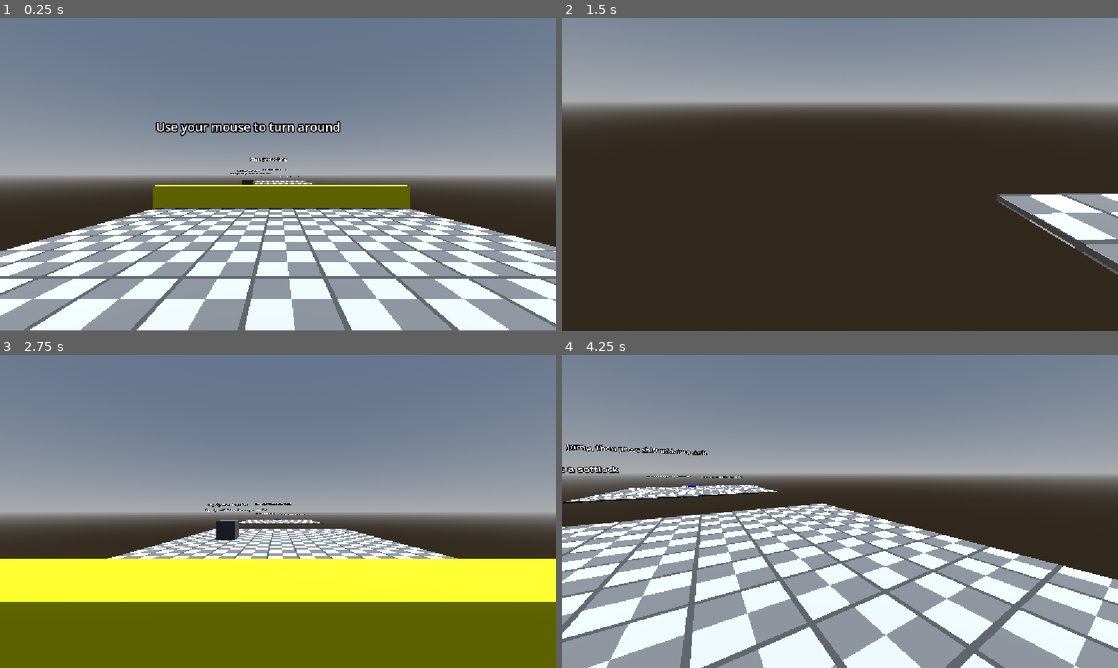
Above: before the commit, frames 1-4 (two rows, left to right).
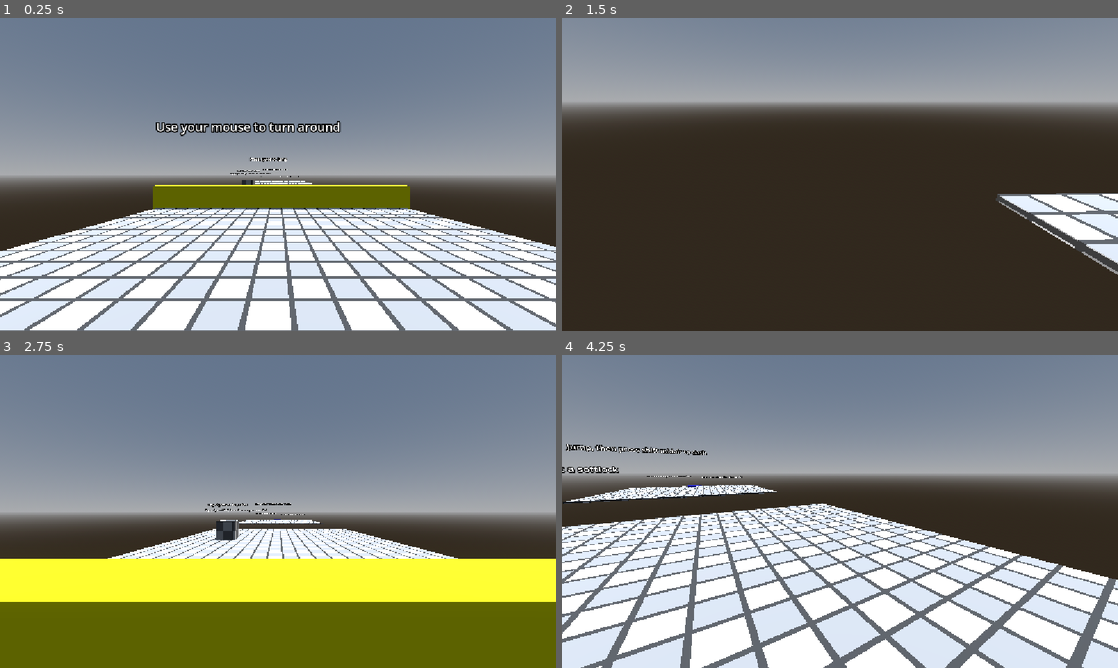
Above: after the commit, the same moments.

Repository: angrypig555/haven-game-2026
Game: Godot game, scene res://scenes/main.tscn
Same seed, same stepped clock (60 frames per second), same inputs: the game is played once before the commit and once after it.
Inputs (mouse positions are in pixels of both pictures, inside the frame that each line leads up to):
- Up to frame 1 (0.25 s): no input
- Up to frame 2 (1.5 s): tap Enter (ui_accept) at 0.5, 0.77 s; move the mouse to (962, 158) at 0.52 s; hold D (right_strafe) 0.53-1.28 s; tap Shift (dash) at 0.6, 1.35 s; click (962, 158) at 0.67 s; move the mouse to (812, 174) at 1.27 s; hold W (forward) from 1.28 s (still down)
- Up to frame 3 (2.75 s): keep holding W (forward); tap Enter (ui_accept) at 1.52, 2 s; move the mouse to (289, 505) at 2.02 s; tap Shift (dash) at 2.1 s
- Up to frame 4 (4.25 s): keep holding W (forward); move the mouse to (834, 517) at 2.77 s; tap Shift (dash) at 2.85, 3.6 s; tap Enter (ui_accept) at 3.02, 3.77 s; move the mouse to (878, 514) at 3.52 s

The runs differ from the first frame. In frame 1, 18% of the frame differs, in the area x 0-100%, y 51-100%; in frame 2, 1.5%; in frame 3, 2.2%; in frame 4, 23%, in the area x 0-100%, y 41-100%.

Commit message:
art

Diff:
--- a/haven-2026/assets/tile.tres
+++ b/haven-2026/assets/tile.tres
@@ -1,6 +1,6 @@
 [gd_resource type="StandardMaterial3D" format=3 uid="uid://dqb2m2v7xxvnw"]
 
-[ext_resource type="Texture2D" uid="uid://ccbvh48swjru6" path="res://assets/tile.png" id="1_r7lyk"]
+[ext_resource type="Texture2D" uid="uid://c1jiytic1pxuf" path="res://assets/tile_light.png" id="1_r7lyk"]
 
 [resource]
 albedo_texture = ExtResource("1_r7lyk")
--- /dev/null
+++ b/haven-2026/assets/tile_blue.tres
@@ -0,0 +1,9 @@
+[gd_resource type="StandardMaterial3D" format=3 uid="uid://j57ubpk5em3k"]
+
+[ext_resource type="Texture2D" uid="uid://dw3j78l42qs5s" path="res://assets/tile_blue.png" id="1_ui18l"]
+
+[resource]
+albedo_texture = ExtResource("1_ui18l")
+uv1_triplanar = true
+uv1_world_triplanar = true
+texture_filter = 0
--- /dev/null
+++ b/haven-2026/assets/tile_dark.tres
@@ -0,0 +1,9 @@
+[gd_resource type="StandardMaterial3D" format=3 uid="uid://bn37f0c6gfivi"]
+
+[ext_resource type="Texture2D" uid="uid://ccbvh48swjru6" path="res://assets/tile.png" id="1_i5lpc"]
+
+[resource]
+albedo_texture = ExtResource("1_i5lpc")
+uv1_triplanar = true
+uv1_world_triplanar = true
+texture_filter = 0
--- /dev/null
+++ b/haven-2026/assets/tile_yellow.tres
@@ -0,0 +1,9 @@
+[gd_resource type="StandardMaterial3D" format=3 uid="uid://tbgxcdkyf5h"]
+
+[ext_resource type="Texture2D" uid="uid://dpvptka8wkvs6" path="res://assets/tile_yellow.png" id="1_8lad6"]
+
+[resource]
+albedo_texture = ExtResource("1_8lad6")
+uv1_triplanar = true
+uv1_world_triplanar = true
+texture_filter = 0
--- a/haven-2026/scenes/box.tscn
+++ b/haven-2026/scenes/box.tscn
@@ -1,9 +1,8 @@
 [gd_scene format=3 uid="uid://pxuus3v22yxr"]
 
+[ext_resource type="Material" uid="uid://bn37f0c6gfivi" path="res://assets/tile_dark.tres" id="1_3inec"]
+
 [sub_resource type="BoxMesh" id="BoxMesh_esvqh"]
-
-[sub_resource type="StandardMaterial3D" id="StandardMaterial3D_m7ahb"]
-albedo_color = Color(0.3328807, 0.33288068, 0.33288068, 1)
 
 [sub_resource type="ConvexPolygonShape3D" id="ConvexPolygonShape3D_on5l8"]
 points = PackedVector3Array(-0.5, -0.5, -0.5, 0.5, 0.5, 0.5, 0.5, -0.5, 0.5, 0.5, 0.5, -0.5, -0.5, 0.5, 0.5, 0.5, -0.5, -0.5, -0.5, -0.5, 0.5, -0.5, 0.5, -0.5)
@@ -12,8 +11,8 @@
 mass = 10.0
 
 [node name="MeshInstance3D" type="MeshInstance3D" parent="." unique_id=1183180773]
+material_override = ExtResource("1_3inec")
 mesh = SubResource("BoxMesh_esvqh")
-surface_material_override/0 = SubResource("StandardMaterial3D_m7ahb")
 
 [node name="CollisionShape3D" type="CollisionShape3D" parent="." unique_id=961054608]
 shape = SubResource("ConvexPolygonShape3D_on5l8")
--- a/haven-2026/scenes/level2.tscn
+++ b/haven-2026/scenes/level2.tscn
@@ -2,7 +2,10 @@
 
 [ext_resource type="PackedScene" uid="uid://ceej0xbq7qsqx" path="res://scenes/player.tscn" id="1_if4l3"]
 [ext_resource type="Script" uid="uid://7hgx141oqa4l" path="res://scripts/oobhandler.gd" id="2_4038r"]
+[ext_resource type="Material" uid="uid://dqb2m2v7xxvnw" path="res://assets/tile.tres" id="3_2k3dv"]
 [ext_resource type="PackedScene" uid="uid://pxuus3v22yxr" path="res://scenes/box.tscn" id="3_4038r"]
+[ext_resource type="Material" uid="uid://tbgxcdkyf5h" path="res://assets/tile_yellow.tres" id="4_alqfr"]
+[ext_resource type="Material" uid="uid://j57ubpk5em3k" path="res://assets/tile_blue.tres" id="6_yqkch"]
 
 [sub_resource type="ProceduralSkyMaterial" id="ProceduralSkyMaterial_if4l3"]
 sky_horizon_color = Color(0.66224277, 0.6717428, 0.6867428, 1)
@@ -114,6 +117,7 @@
 
 [node name="MeshInstance3D" type="MeshInstance3D" parent="oobhandler" unique_id=1107192629]
 transform = Transform3D(10.769037, 0, 0, 0, 0.09406763, 0, 0, 0, 31.040298, 0, -0.50518763, 0)
+material_override = ExtResource("3_2k3dv")
 mesh = SubResource("BoxMesh_yqkch")
 
 [node name="StaticBody3D" type="StaticBody3D" parent="oobhandler/MeshInstance3D" unique_id=436965811]
@@ -124,6 +128,7 @@
 
 [node name="MeshInstance3D3" type="MeshInstance3D" parent="oobhandler" unique_id=1475656459]
 transform = Transform3D(10.769037, 0, 0, 0, 0.09406763, 0, 0, 0, 31.040298, 0, -7.3928638, -40.072292)
+material_override = ExtResource("3_2k3dv")
 mesh = SubResource("BoxMesh_yqkch")
 
 [node name="StaticBody3D" type="StaticBody3D" parent="oobhandler/MeshInstance3D3" unique_id=528004905]
@@ -134,6 +139,7 @@
 
 [node name="MeshInstance3D4" type="MeshInstance3D" parent="oobhandler" unique_id=1716750071]
 transform = Transform3D(10.769037, 0, 0, 0, 0.09406763, 0, 0, 0, 10.400022, 0, -5.320964, -61.8216)
+material_override = ExtResource("3_2k3dv")
 mesh = SubResource("BoxMesh_yqkch")
 
 [node name="StaticBody3D" type="StaticBody3D" parent="oobhandler/MeshInstance3D4" unique_id=2001259699]
@@ -144,6 +150,7 @@
 
 [node name="MeshInstance3D2" type="MeshInstance3D" parent="oobhandler" unique_id=2134606860]
 transform = Transform3D(10.769036, 0, 0, 0, 0.09865992, 6.563483, 0, -0.032089856, 20.179363, 0, -4.0189357, -25.460445)
+material_override = ExtResource("3_2k3dv")
 mesh = SubResource("BoxMesh_yqkch")
 
 [node name="StaticBody3D" type="StaticBody3D" parent="oobhandler/MeshInstance3D2" unique_id=987111688]
@@ -156,6 +163,7 @@
 
 [node name="MeshInstance3D2" type="MeshInstance3D" parent="Node" unique_id=163067313]
 transform = Transform3D(-4.365521e-08, 0, -10.7076025, 0, 0.99871475, 0, 0.99871475, 0, -4.680442e-07, 0.0032024048, -4.7683716e-07, 7.547979)
+material_override = ExtResource("4_alqfr")
 mesh = SubResource("BoxMesh_hrcei")
 
 [node name="StaticBody3D" type="StaticBody3D" parent="Node/MeshInstance3D2" unique_id=1751324319]
@@ -165,6 +173,7 @@
 
 [node name="MeshInstance3D3" type="MeshInstance3D" parent="Node" unique_id=1948340260]
 transform = Transform3D(-0.9987147, 0, 9.360882e-07, 0, 0.99871457, 0, -8.7310404e-08, 0, -10.707601, -4.8806086, 2.728208, -1.5545707)
+material_override = ExtResource("3_2k3dv")
 mesh = SubResource("BoxMesh_bo4dx")
 
 [node name="StaticBody3D" type="StaticBody3D" parent="Node/MeshInstance3D3" unique_id=1918553549]
@@ -175,6 +184,7 @@
 
 [node name="MeshInstance3D5" type="MeshInstance3D" parent="Node" unique_id=1094040319]
 transform = Transform3D(-0.9987147, 0, 9.360882e-07, 0, 0.99871457, 0, -8.7310404e-08, 0, -10.707601, 4.6814407e-08, 2.728, -2.0904944)
+material_override = ExtResource("3_2k3dv")
 mesh = SubResource("BoxMesh_if4l3")
 
 [node name="StaticBody3D" type="StaticBody3D" parent="Node/MeshInstance3D5" unique_id=1676091103]
@@ -185,6 +195,7 @@
 
 [node name="MeshInstance3D7" type="MeshInstance3D" parent="Node" unique_id=1868031053]
 transform = Transform3D(-4.36552e-08, 0, -5.9001827, 0, 0.9987147, 0, 0.9987148, 0, -2.579052e-07, -2.4458563, 2.728, -6.5278153)
+material_override = ExtResource("3_2k3dv")
 mesh = SubResource("BoxMesh_4038r")
 
 [node name="StaticBody3D" type="StaticBody3D" parent="Node/MeshInstance3D7" unique_id=646873518]
@@ -195,6 +206,7 @@
 
 [node name="MeshInstance3D8" type="MeshInstance3D" parent="Node" unique_id=1163113351]
 transform = Transform3D(-1.9057626e-07, 0, -5.9001822, 0, 0.9987147, 0, 4.3598776, 0, -2.5790519e-07, 2.787366, 2.728, 5.5957313)
+material_override = ExtResource("3_2k3dv")
 mesh = SubResource("BoxMesh_4038r")
 
 [node name="StaticBody3D" type="StaticBody3D" parent="Node/MeshInstance3D8" unique_id=1002964643]
@@ -205,6 +217,7 @@
 
 [node name="MeshInstance3D9" type="MeshInstance3D" parent="Node" unique_id=1138233782]
 transform = Transform3D(-1.9057626e-07, 0, -5.783142, 0, 0.9987147, 0, 4.3598776, 0, -2.527892e-07, 2.787366, 0.6062571, 4.371488)
+material_override = ExtResource("4_alqfr")
 mesh = SubResource("BoxMesh_2k3dv")
 surface_material_override/0 = SubResource("StandardMaterial3D_tbgi4")
 
@@ -216,6 +229,7 @@
 
 [node name="MeshInstance3D4" type="MeshInstance3D" parent="Node" unique_id=523824804]
 transform = Transform3D(-0.9987147, 0, 9.360882e-07, 0, 0.99871457, 0, -8.7310404e-08, 0, -10.707601, -4.3873467, 0.5607269, -1.5545707)
+material_override = ExtResource("4_alqfr")
 mesh = SubResource("BoxMesh_76toy")
 surface_material_override/0 = SubResource("StandardMaterial3D_sugp2")
 
@@ -227,6 +241,7 @@
 
 [node name="MeshInstance3D6" type="MeshInstance3D" parent="Node" unique_id=924138137]
 transform = Transform3D(-0.9987147, 0, 9.206991e-07, 0, 0.99871457, 0, -8.7310404e-08, 0, -10.5315695, 4.681441e-08, 1.654432, -2.0904944)
+material_override = ExtResource("4_alqfr")
 mesh = SubResource("BoxMesh_76toy")
 surface_material_override/0 = SubResource("StandardMaterial3D_jyhfs")
 
@@ -238,6 +253,7 @@
 
 [node name="MeshInstance3D6" type="MeshInstance3D" parent="." unique_id=501739231]
 transform = Transform3D(11.010532, 0, 0, 0, 2.690867, 0, 0, 0, 1, 0, -6.584618, -56.14475)
+material_override = ExtResource("3_2k3dv")
 mesh = SubResource("BoxMesh_alqfr")
 
 [node name="StaticBody3D" type="StaticBody3D" parent="MeshInstance3D6" unique_id=374674313]
@@ -249,7 +265,8 @@
 transform = Transform3D(1, 0, 0, 0, 1, 0, 0, 0, 1, -0.0110554695, 0.44333124, -11.352978)
 
 [node name="NextLevel" type="MeshInstance3D" parent="." unique_id=1046865293]
-transform = Transform3D(1.1958228, 0, 0, 0, 0.09672002, 0, 0, 0, 1.027231, -0.2546065, -5.2078233, -64.64194)
+transform = Transform3D(1.1958228, 0, 0, 0, 0.09672002, 0, 0, 0, 1.027231, -0.04376304, -5.2078233, -64.92944)
+material_override = ExtResource("6_yqkch")
 mesh = SubResource("BoxMesh_6ep0u")
 surface_material_override/0 = SubResource("StandardMaterial3D_hrcei")
 script = SubResource("GDScript_xa7n4")
--- a/haven-2026/scenes/main.tscn
+++ b/haven-2026/scenes/main.tscn
@@ -3,6 +3,7 @@
 [ext_resource type="Script" uid="uid://7hgx141oqa4l" path="res://scripts/oobhandler.gd" id="1_0wfyh"]
 [ext_resource type="PackedScene" uid="uid://ceej0xbq7qsqx" path="res://scenes/player.tscn" id="1_o5qli"]
 [ext_resource type="Texture2D" uid="uid://ccbvh48swjru6" path="res://assets/tile.png" id="2_jyhfs"]
+[ext_resource type="Material" uid="uid://dqb2m2v7xxvnw" path="res://assets/tile.tres" id="2_tbgi4"]
 [ext_resource type="PackedScene" uid="uid://pxuus3v22yxr" path="res://scenes/box.tscn" id="3_sugp2"]
 
 [sub_resource type="BoxShape3D" id="BoxShape3D_rb6tl"]
@@ -94,6 +95,7 @@
 
 [node name="MeshInstance3D" type="MeshInstance3D" parent="." unique_id=750751709]
 transform = Transform3D(10.769037, 0, 0, 0, 0.09406763, 0, 0, 0, 31.040298, 0, -0.50518763, 0)
+material_override = ExtResource("2_tbgi4")
 mesh = SubResource("BoxMesh_sugp2")
 surface_material_override/0 = SubResource("StandardMaterial3D_ms1t0")
 
@@ -105,6 +107,7 @@
 
 [node name="MeshInstance3D3" type="MeshInstance3D" parent="." unique_id=1783715866]
 transform = Transform3D(10.769037, 0, 0, 0, 0.09406763, 0, 0, 0, 11.758159, 0, -0.50518763, -28.907654)
+material_override = ExtResource("2_tbgi4")
 mesh = SubResource("BoxMesh_sugp2")
 surface_material_override/0 = SubResource("StandardMaterial3D_tbgi4")
 
Binary file added: haven-2026/assets/tile_blue.png
Not shown, added: haven-2026/assets/tile_blue.png.import
Binary file added: haven-2026/assets/tile_light.png
Not shown, added: haven-2026/assets/tile_light.png.import
Binary file added: haven-2026/assets/tile_yellow.png
Not shown, added: haven-2026/assets/tile_yellow.png.import
Not shown, changed: haven-2026/assets/tile.pxo
Not shown, added: haven-2026/assets/tile_blue.pxo
Not shown, added: haven-2026/assets/tile_light.pxo
Not shown, added: haven-2026/assets/tile_yellow.pxo
